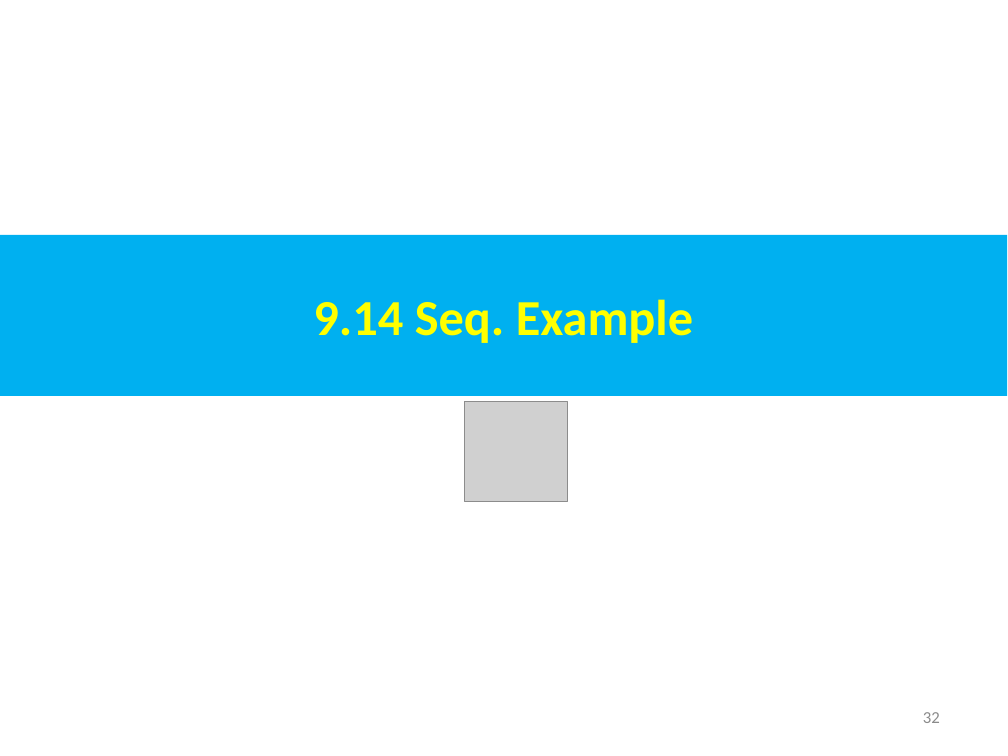
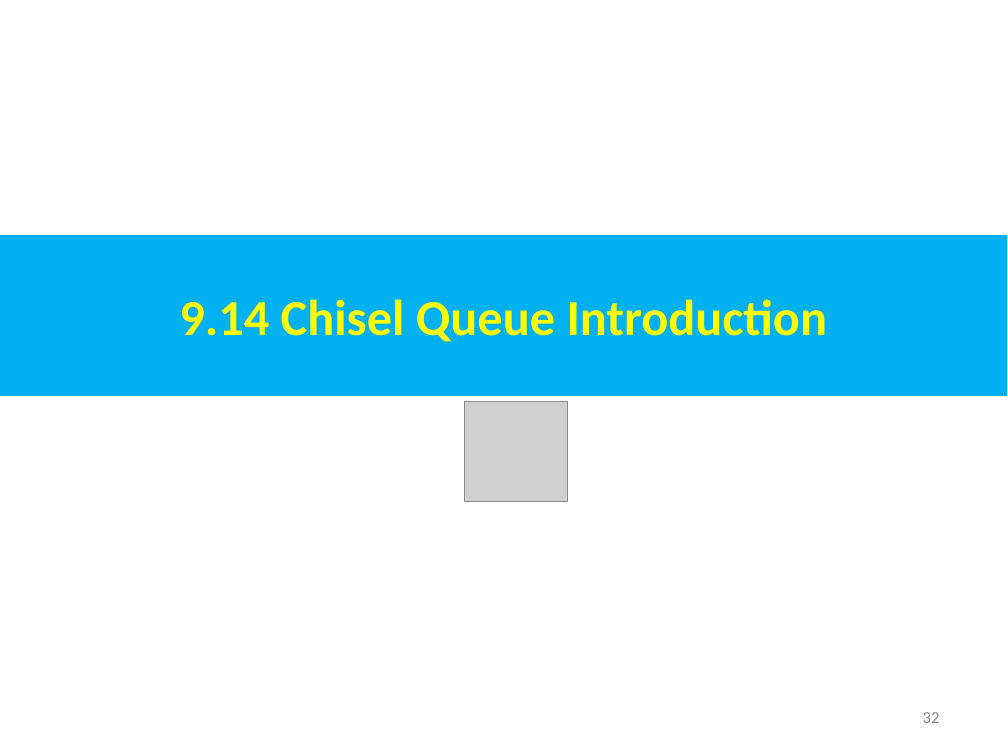
Before and after one commit to peterhchen/AIU_CS800_Chisel, a slide deck: slide 32 of 500_UCSC_HWD/009_Test/000_Video/009.Test.ppt. Drawn at 1008x756 pixels with LibreOffice and Linux fonts; fonts in the diff are those of the drawing; grey boxes stand for pictures. Boxes give left, top, right and bottom in pixels: in the first picture for what was removed or moved away, otherwise in the second. Text is boxed around its words. In the diff, an @@ line names an element or a change of style, - is before the commit and + after.

```diff
--- a/500_UCSC_HWD/009_Test/000_Video/009.Test.ppt
+++ b/500_UCSC_HWD/009_Test/000_Video/009.Test.ppt
@@ text in rectangle at (179,299,827,342): text changed @@
-9.14 Seq. Example
+9.14 Chisel Queue Introduction
```
Also in this commit, not shown: 3 other slides changed, 16 slides added.
